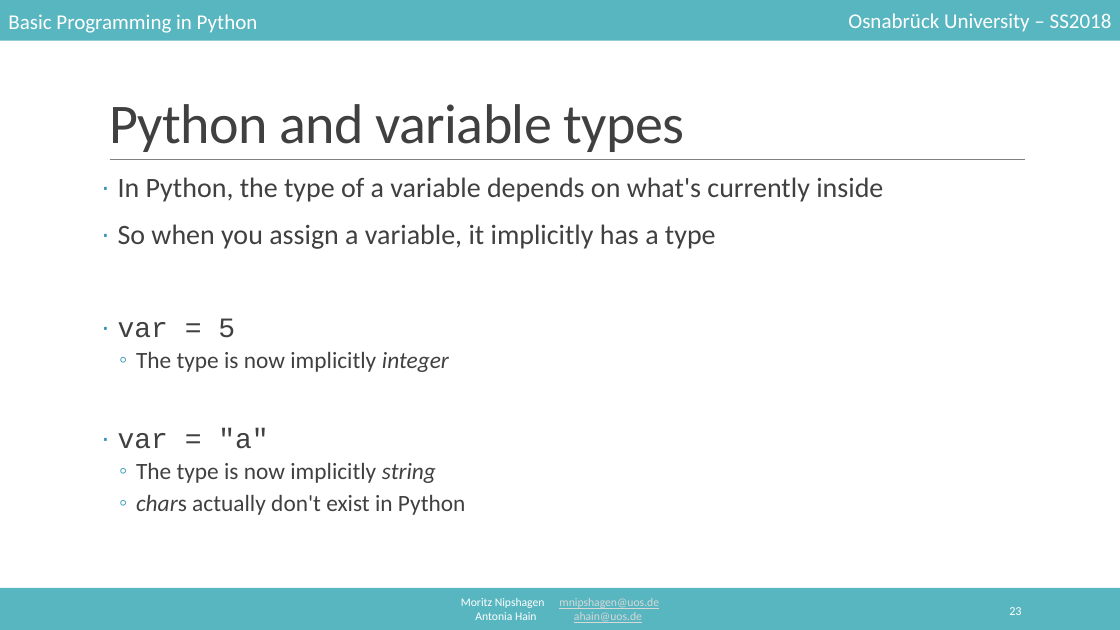
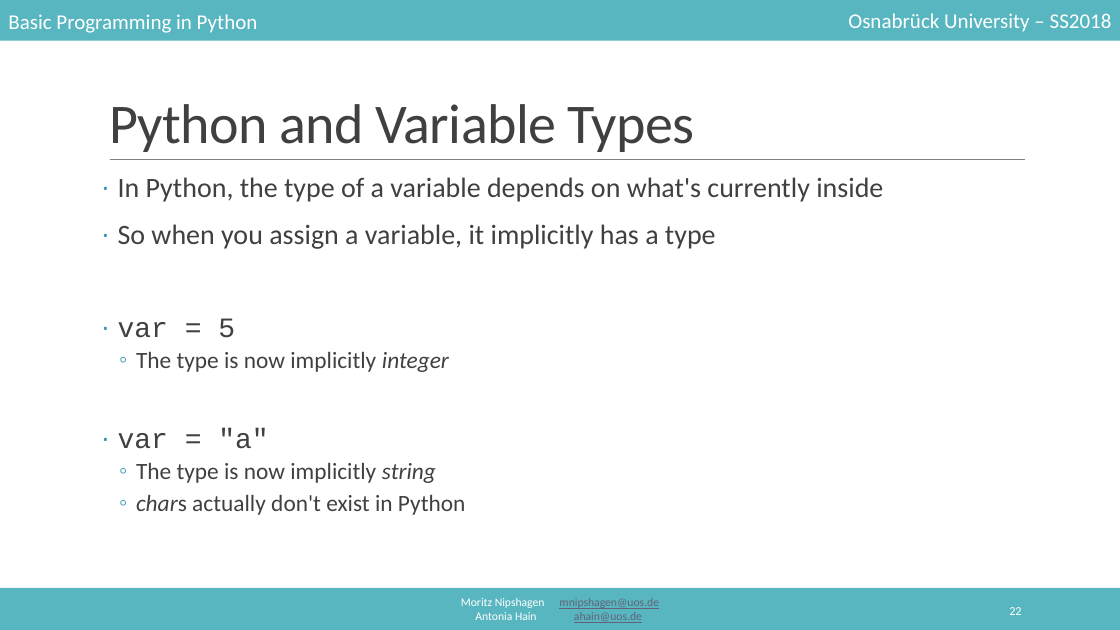
Before and after one commit to mnipshagen/monty, a slide deck: slide 22 of 2018/02/Syntax_and_variables.pptx (slide 23 before the commit). Drawn at 1120x630 pixels with LibreOffice and Linux fonts; fonts in the diff are those of the drawing. Boxes give left, top, right and bottom in pixels: in the first picture for what was removed or moved away, otherwise in the second. Text is boxed around its words. In the diff, an @@ line names an element or a change of style, - is before the commit and + after.

```diff
--- a/2018/02/Syntax_and_variables.pptx
+++ b/2018/02/Syntax_and_variables.pptx
@@ title at (109,104,695,152): text changed @@
-Python and variable types
+Python and Variable Types
@@ text "Moritz Nipshagen mnipshagen@uos.de" at (461,598,659,623): text colour #D8D8D8 to #636378 in "mnipshagen@uos.de", "ahain@uos.de" @@
```
Also in this commit, not shown: 38 other slides changed, 1 slide removed, 15 other files.
